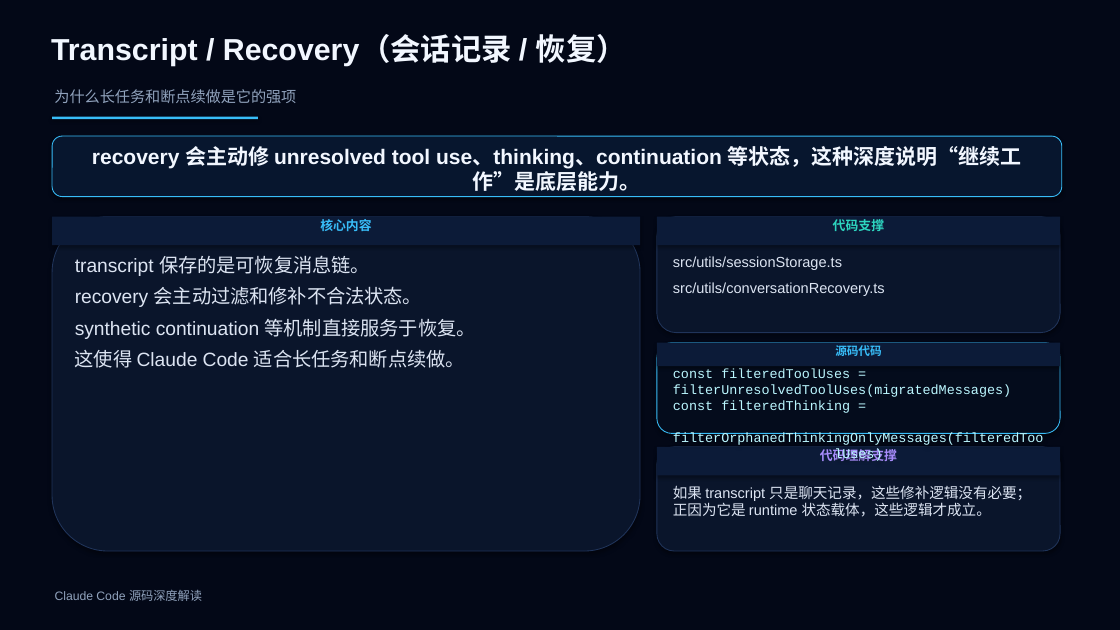
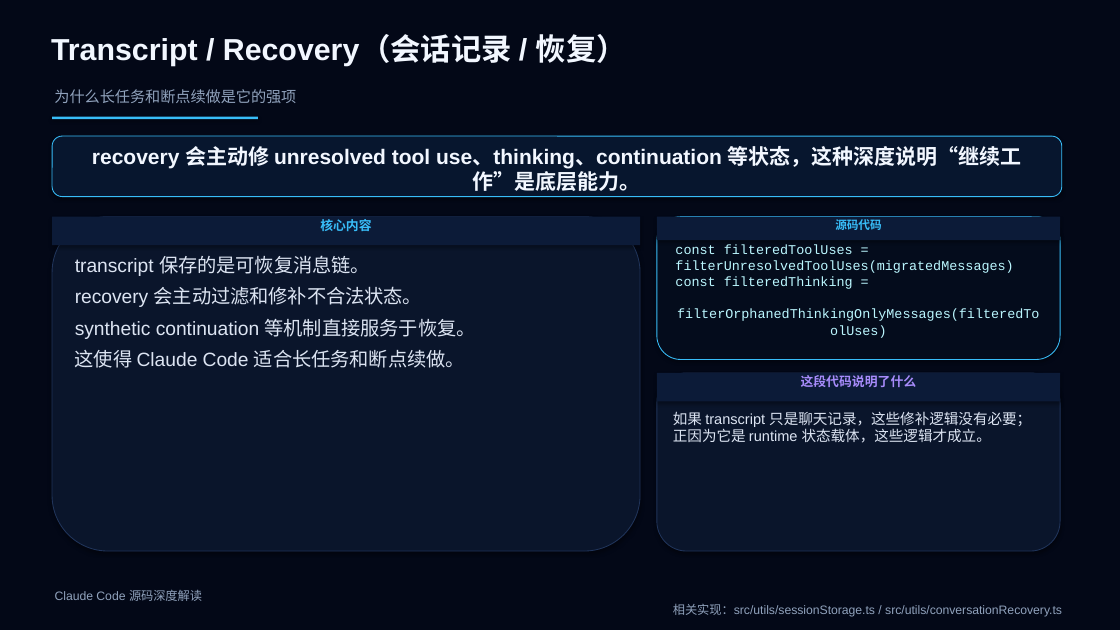
Before and after one commit to boboliu-1010/ccode, a slide deck: slide 32 of docs/zh/10-Claude Code 源码深度解读.pptx. Drawn at 1120x630 pixels with LibreOffice and Linux fonts; fonts in the diff are those of the drawing. Boxes give left, top, right and bottom in pixels: in the first picture for what was removed or moved away, otherwise in the second. Text is boxed around its words. In the diff, an @@ line names an element or a change of style, - is before the commit and + after.

```diff
--- a/docs/zh/10-Claude Code 源码深度解读.pptx
+++ b/docs/zh/10-Claude Code 源码深度解读.pptx
@@ rectangle "源码代码": place and size @@
-rectangle "源码代码" at [657, 217, 1060, 245]
+rectangle "源码代码" at [657, 217, 1060, 240]
@@ rounded rectangle "const filteredToolUses = filterUnresolvedToolUses(migratedMe ...": place and size @@
-rounded rectangle "const filteredToolUses = filterUnresolvedToolUses(migratedMe ..." at [657, 343, 1060, 434]
+rounded rectangle "const filteredToolUses = filterUnresolvedToolUses(migratedMe ..." at [657, 217, 1060, 360]
@@ rounded rectangle removed at [657, 217, 1060, 333] @@
@@ text in rectangle at [835, 219, 882, 230]: text changed; size 11 to 10 pt; font Arial to Courier New; text colour #2DD4BF to #38BDF8 @@
-代码支撑
+源码代码
@@ text removed at [673, 256, 885, 296] @@
-src/utils/sessionStorage.ts
-src/utils/conversationRecovery.ts
@@ rounded rectangle: place and size @@
-rounded rectangle at [657, 447, 1060, 551]
+rounded rectangle at [657, 373, 1060, 551]
@@ rectangle "这段代码说明了什么": place and size @@
-rectangle "这段代码说明了什么" at [657, 343, 1060, 366]
+rectangle "这段代码说明了什么" at [657, 373, 1060, 402]
@@ text in rectangle at [801, 375, 917, 387]: text changed; size 10 to 11 pt; font Courier New to Arial; text colour #38BDF8 to #A78BFA @@
-源码代码
+这段代码说明了什么
@@ text "如果 transcript 只是聊天记录，这些修补逻辑没有必要；正因为它是 runtime 状态载体，这些逻辑才成立。": place and size @@
-text "如果 transcript 只是聊天记录，这些修补逻辑没有必要；正因为它是 runtime 状态载体，这些逻辑才成立。" at [673, 486, 1031, 517]
+text "如果 transcript 只是聊天记录，这些修补逻辑没有必要；正因为它是 runtime 状态载体，这些逻辑才成立。" at [673, 412, 1031, 443]
@@ rectangle removed at [657, 447, 1060, 476] @@
-代码理解支撑
@@ text at [673, 604, 1062, 617]: paragraph added @@
+相关实现：src/utils/sessionStorage.ts / src/utils/conversationRecovery.ts
```
Also in this commit, not shown: 45 other slides changed, 1 other file.
